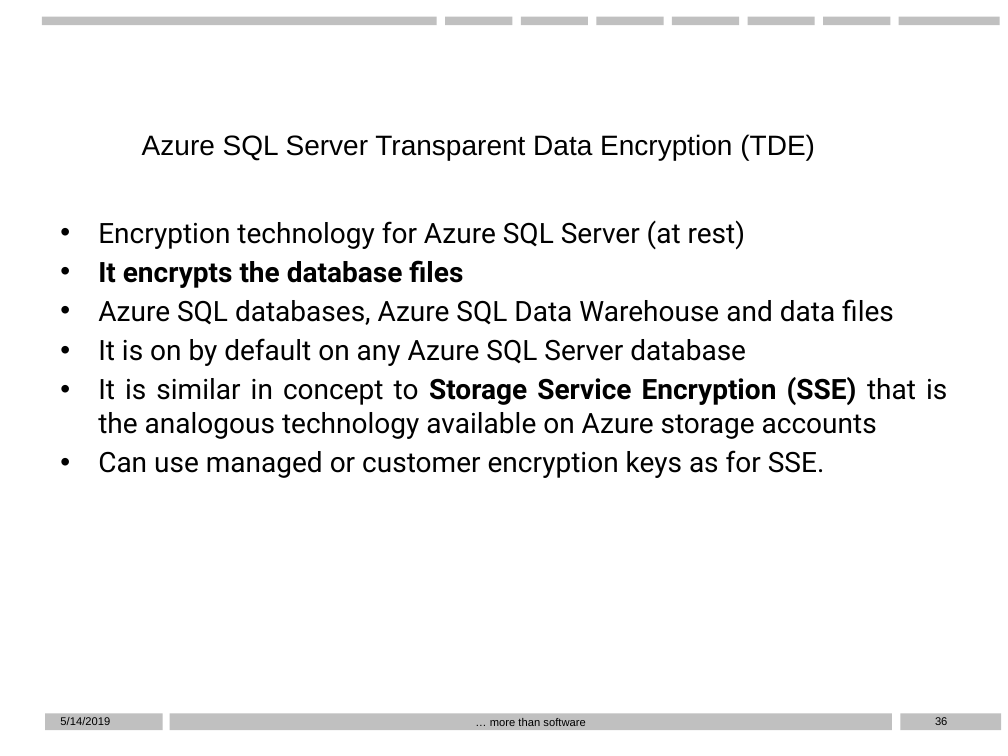
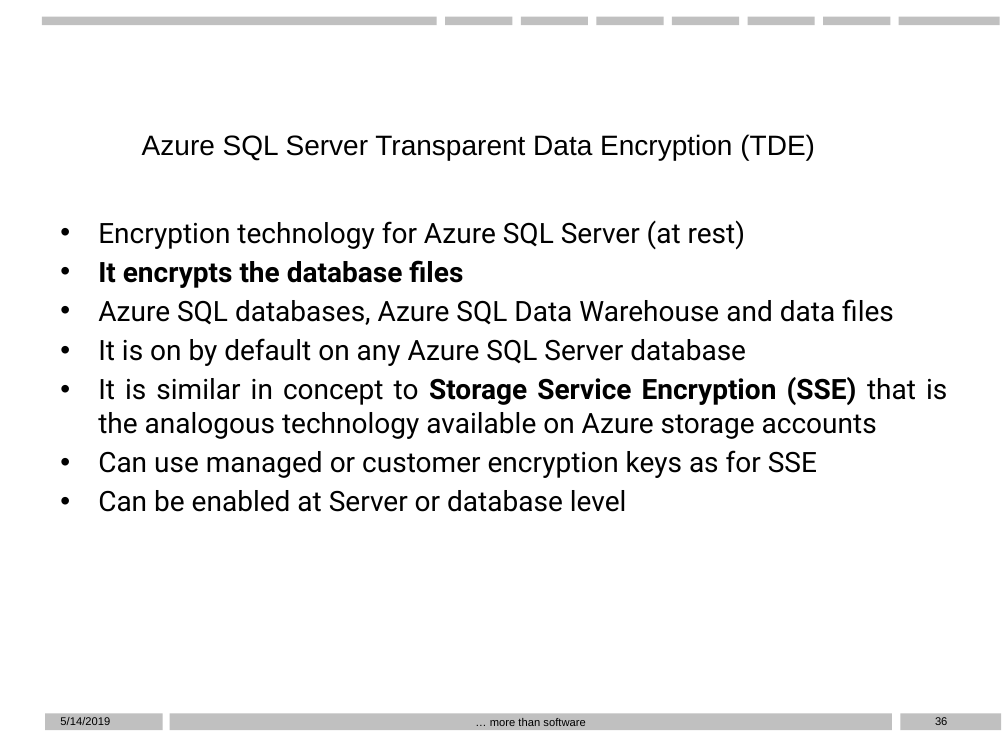
Before and after one commit to D76X/WPPresentation, a slide deck: slide 36 of Presentation.pptx. Drawn at 1008x756 pixels with LibreOffice and Linux fonts; fonts in the diff are those of the drawing; background and template pictures are left out. Boxes give left, top, right and bottom in pixels: in the first picture for what was removed or moved away, otherwise in the second. Text is boxed around its words. In the diff, an @@ line names an element or a change of style, - is before the commit and + after.

```diff
--- a/Presentation.pptx
+++ b/Presentation.pptx
@@ text in rectangle at (x1=98, y1=450, x2=817, y2=512): text changed @@
-• Can use managed or customer encryption keys as for SSE.
+• Can use managed or customer encryption keys as for SSE
+• Can be enabled at Server or database level
```
Also in this commit, not shown: 1 other file.
